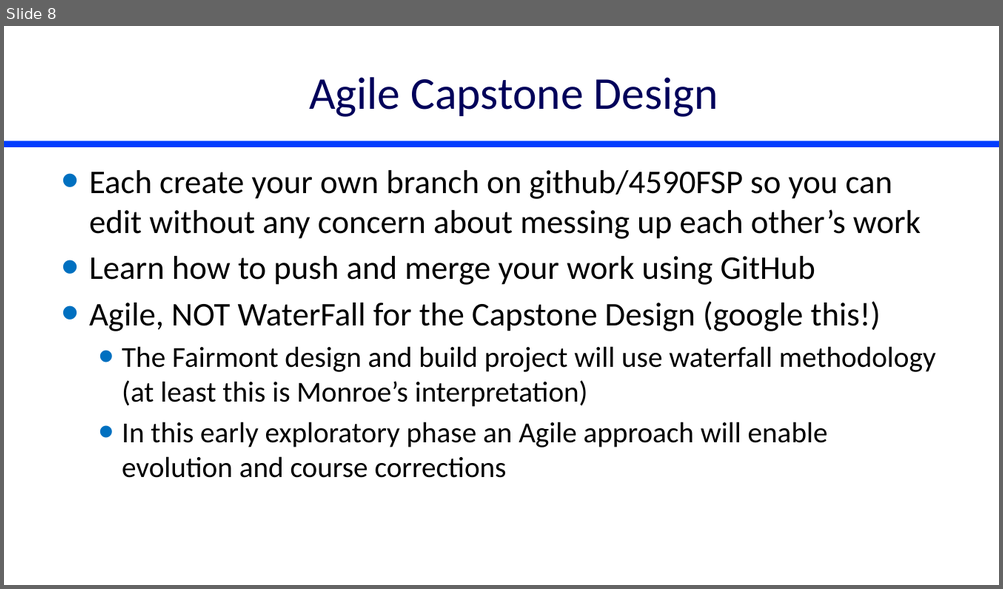
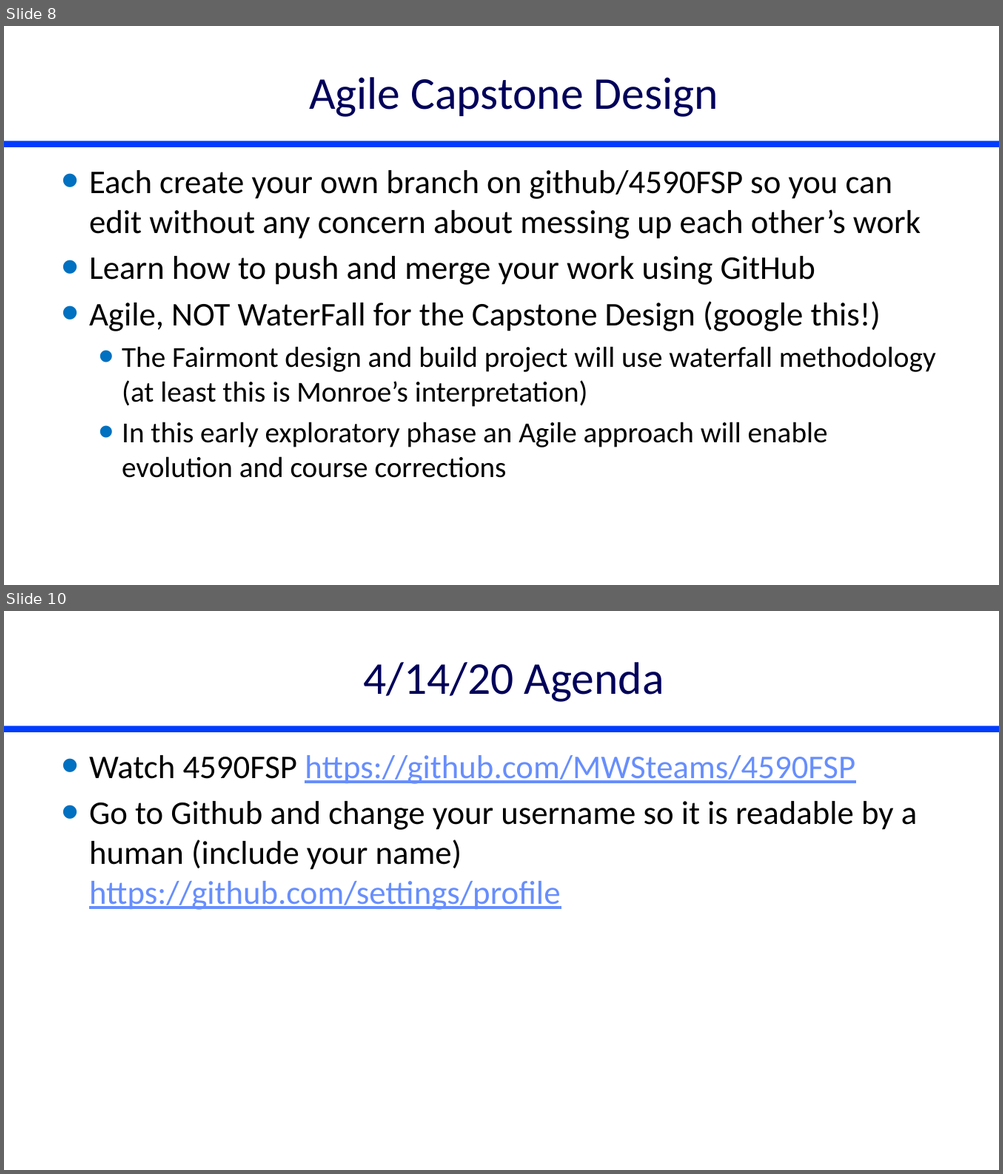
Before and after one commit to monroews/CEE4590, a slide deck: Lectures/Online Intro.pptx. Shown one above the other, each under a label of ours: slide 8 before the commit, slides 8 and 10 after it; the slides between them are not shown. The pictures are 1003x589 and 1003x1174 pixels, drawn with LibreOffice and Linux fonts; fonts in the diff are those of the drawing. Boxes give left, top, right and bottom in pixels: in the first picture for what was removed or moved away, otherwise in the second. Text is boxed around its words. In the diff, an @@ line names an element or a change of style, - is before the commit and + after.

```diff
--- a/Lectures/Online Intro.pptx
+++ b/Lectures/Online Intro.pptx
@@ slide 10 added at box(4, 611, 999, 1170), background #FFFFFF; not listed: 1 template element that a slide beside it also shows @@
@@ title added at box(363, 662, 664, 702), 44 pt, text #00005A @@
+4/14/20 Agenda
@@ text added at box(89, 755, 916, 910), 32 pt, text #000000 @@
+• Watch 4590FSP https://github.com/MWSteams/4590FSP
+• Go to Github and change your username so it is readable by a human (include your name) https://github.com/settings/profile
```
Also in this commit, not shown: 1 slide changed, 1 other slide added.
